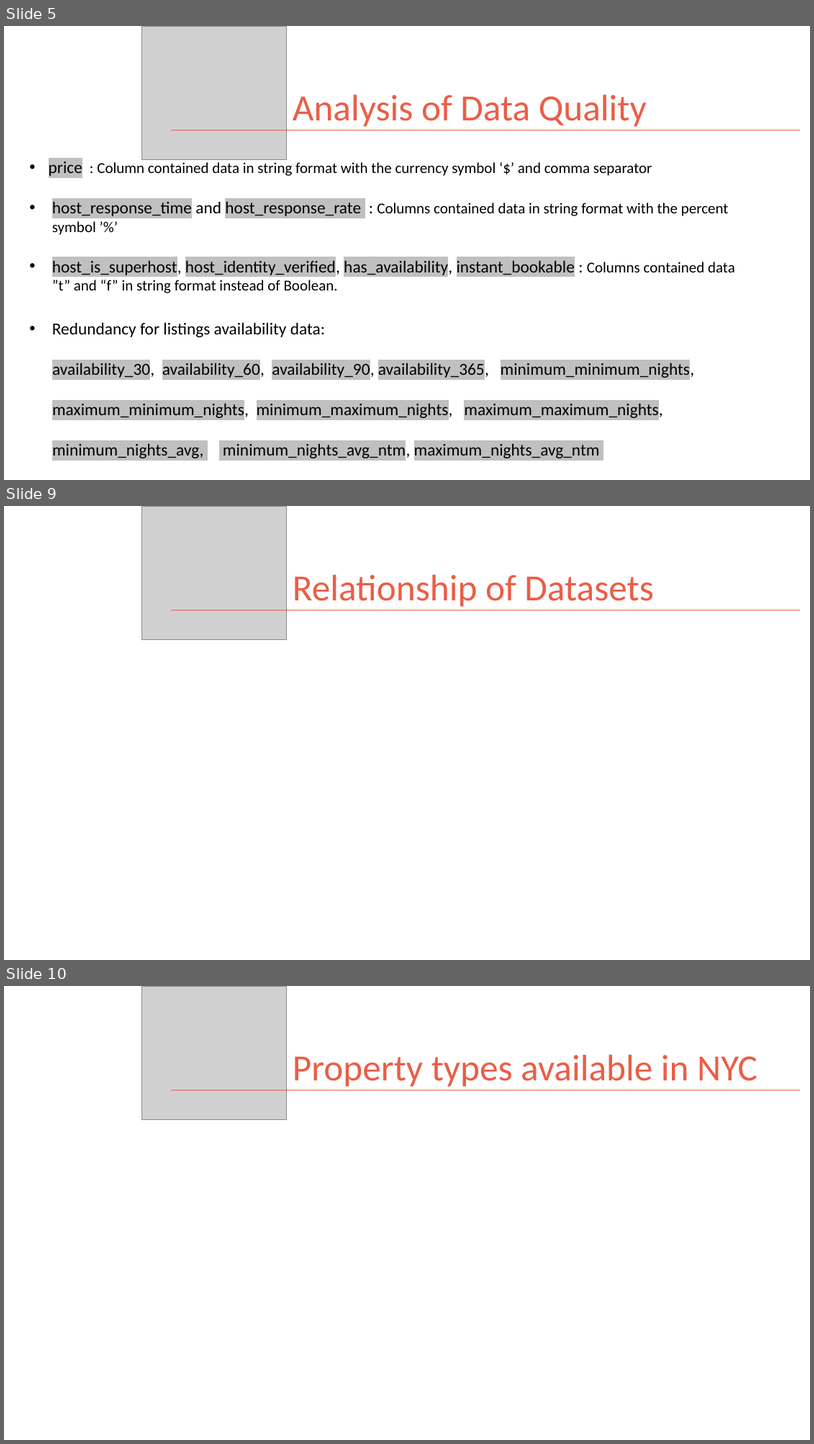
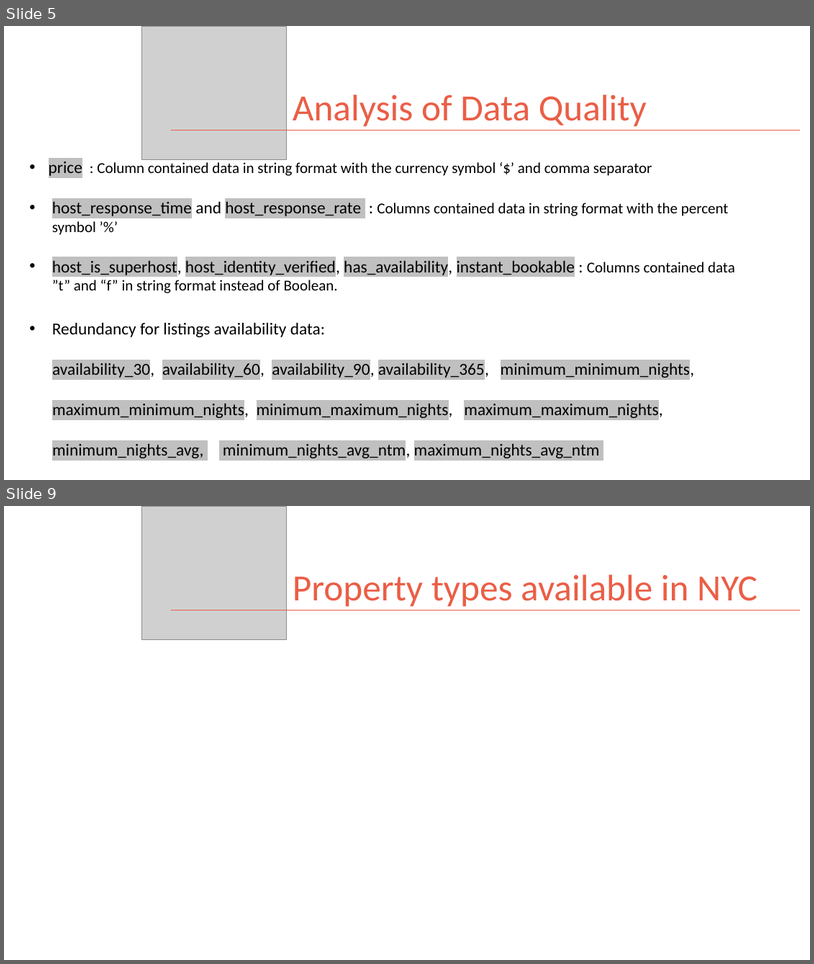
Before and after one commit to kman4/Airbnb_analysis_NYC, a slide deck: Airbnb NYC Analysis Presentation Deck.pptx. Shown one above the other, each under a label of ours: slides 5, 9 and 10 before the commit, slides 5 and 9 after it; the slides between them are not shown. The pictures are 814x1444 and 814x964 pixels, drawn with LibreOffice and Linux fonts; fonts in the diff are those of the drawing; grey boxes stand for pictures. Boxes give left, top, right and bottom in pixels: in the first picture for what was removed or moved away, otherwise in the second. Text is boxed around its words. In the diff, an @@ line names an element or a change of style, - is before the commit and + after.

```diff
--- a/Airbnb NYC Analysis Presentation Deck.pptx
+++ b/Airbnb NYC Analysis Presentation Deck.pptx
@@ slide 9 removed at (x1=4, y1=506, x2=810, y2=960), background #FFFFFF @@
@@ picture removed at (x1=142, y1=506, x2=286, y2=640) @@
@@ title removed at (x1=293, y1=574, x2=653, y2=607) @@
-Relationship of Datasets
@@ line removed from (171, 610) to (801, 610) @@
@@ what was slide 10 is now slide 9 @@
```
Also in this commit, not shown: 9 slides changed, 7 slides added, 1 other slide removed.
